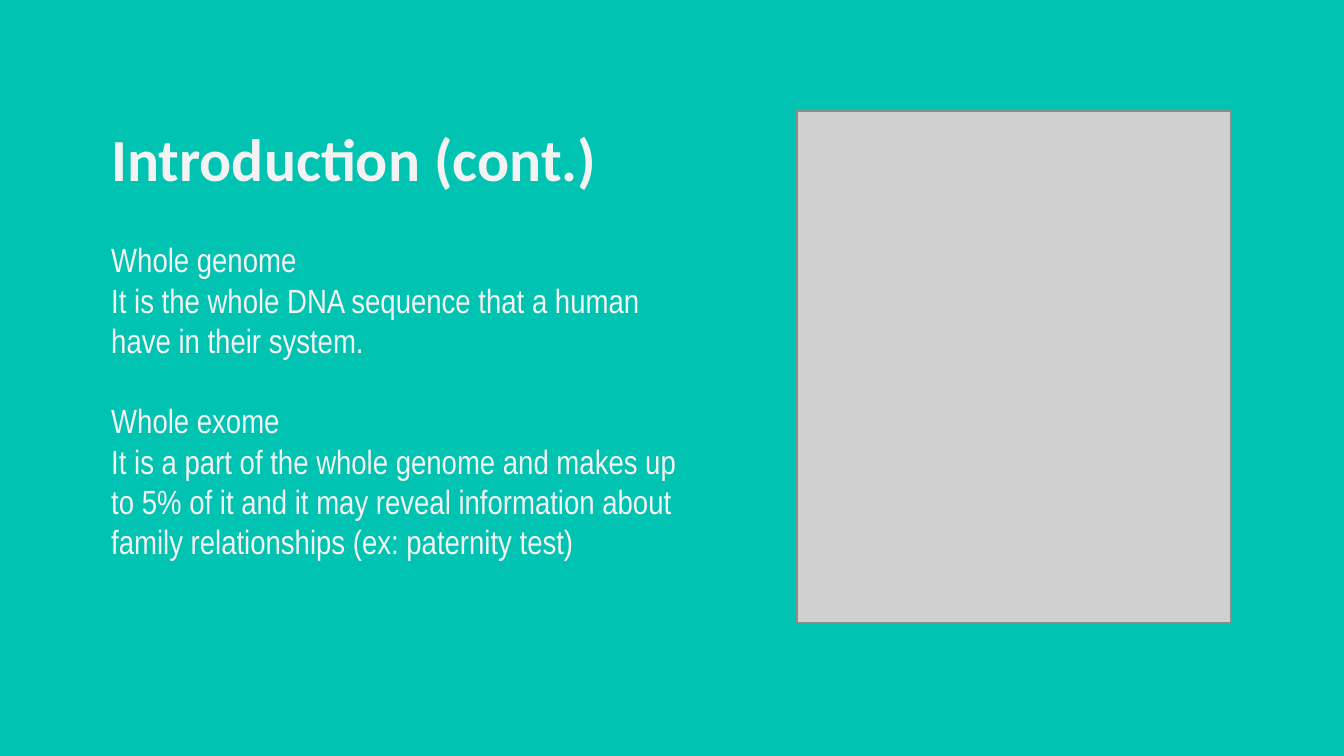
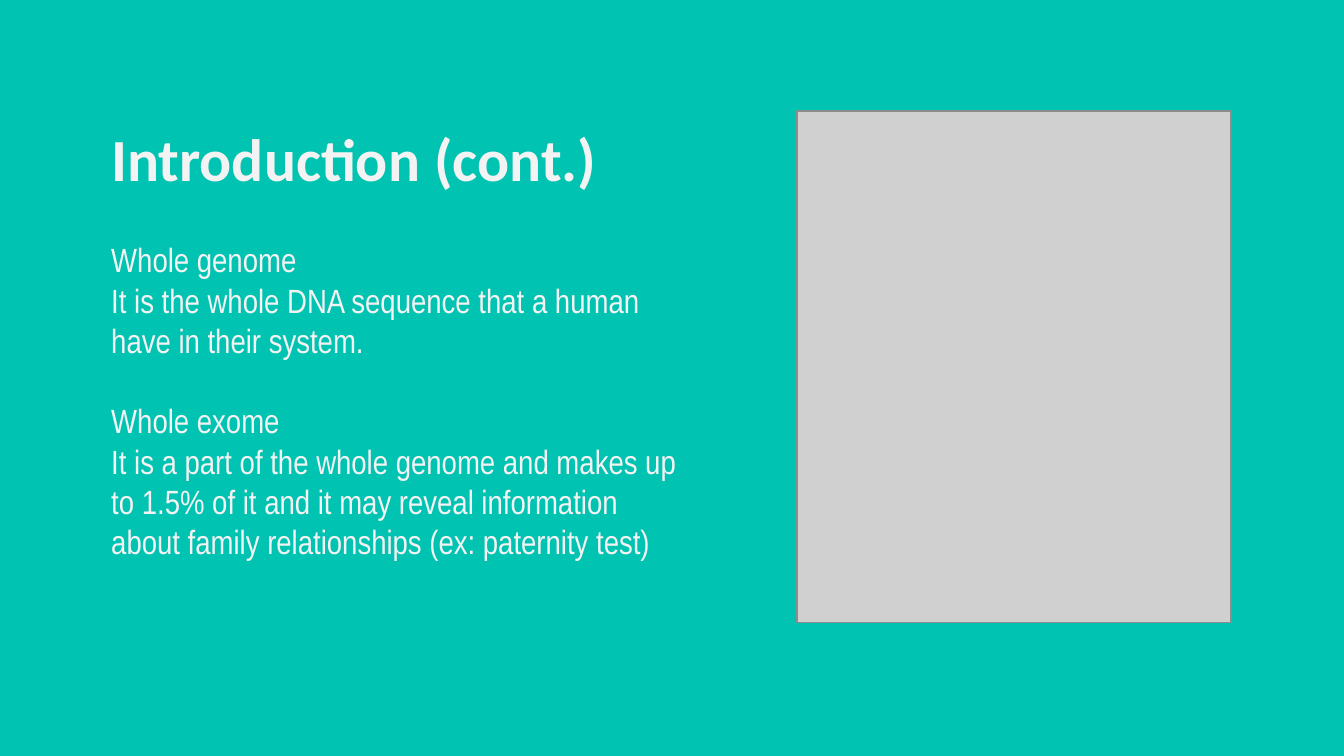
Before and after one commit to YoussifAssem/Genatac, a slide deck: slide 4 of E-Genetics/presentations/new presentation.pptx. Drawn at 1344x756 pixels with LibreOffice and Linux fonts; fonts in the diff are those of the drawing; grey boxes stand for pictures; background and template pictures are left out. Boxes give left, top, right and bottom in pixels: in the first picture for what was removed or moved away, otherwise in the second. Text is boxed around its words. In the diff, an @@ line names an element or a change of style, - is before the commit and + after.

```diff
--- a/E-Genetics/presentations/new presentation.pptx
+++ b/E-Genetics/presentations/new presentation.pptx
@@ subtitle at [111,449,676,561]: text changed @@
-It is a part of the whole genome and makes up to 5% of it and it may reveal information about family relationships (ex: paternity test)
+It is a part of the whole genome and makes up to 1.5% of it and it may reveal information about family relationships (ex: paternity test)
```
Also in this commit, not shown: 5 other slides changed, 1 slide removed.
